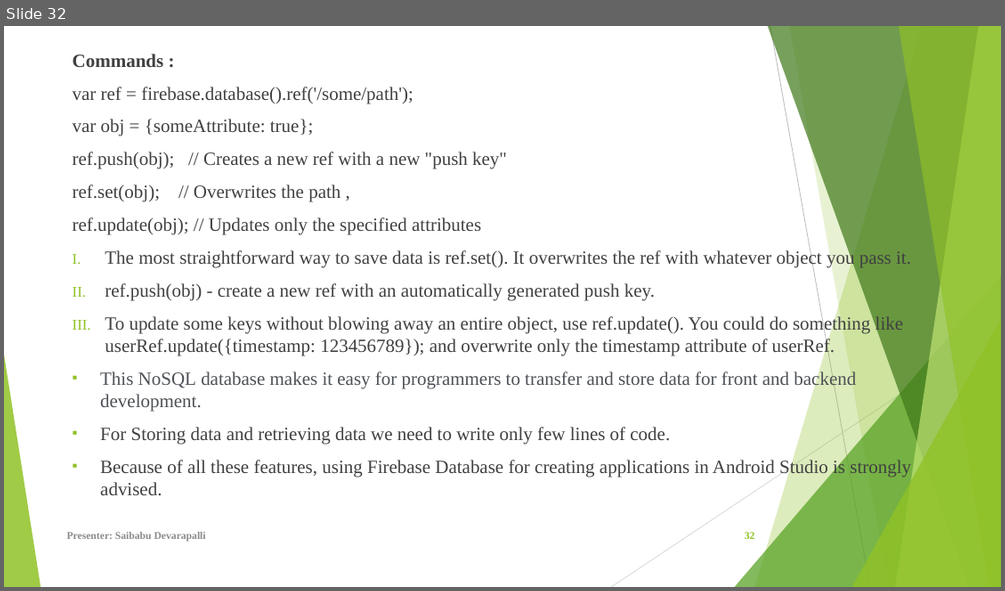
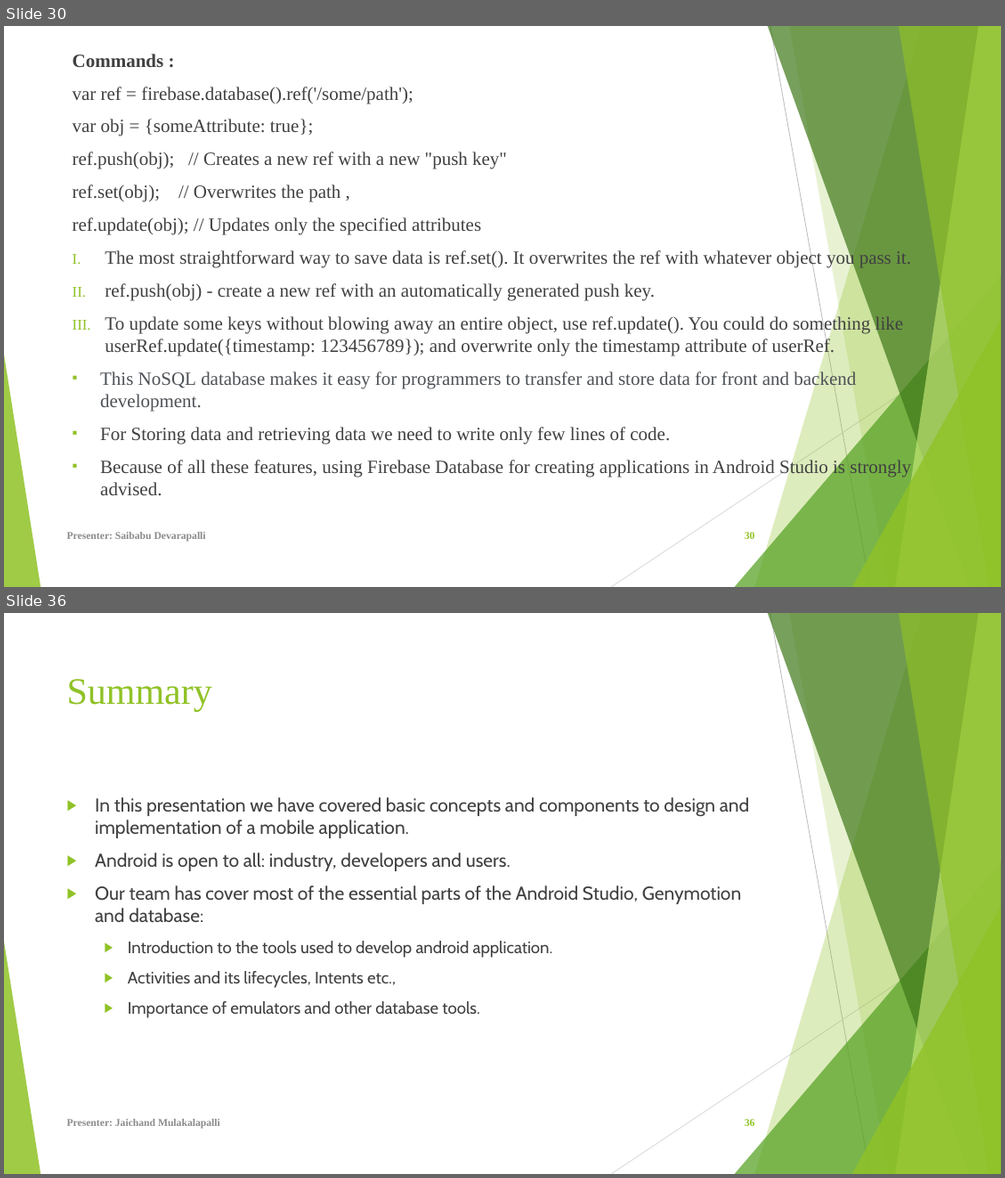
Before and after one commit to Sec03Team05Fall22GDP1/FreebiesforNewbies, a slide deck: Project_Files/Sprint 6/FreeBies For NewBies.pptx. Shown one above the other, each under a label of ours: slide 32 before the commit, slides 30 and 36 after it; the slides between them are not shown. The pictures are 1005x591 and 1005x1178 pixels, drawn with LibreOffice and Linux fonts; fonts in the diff are those of the drawing. Boxes give left, top, right and bottom in pixels: in the first picture for what was removed or moved away, otherwise in the second. Text is boxed around its words. In the diff, an @@ line names an element or a change of style, - is before the commit and + after.

Commit message:
Updated Android Activity lifecycle, Summary slides
updated the presentation with Android Activity lifecycle, Lessions learned, Summary etc.,

```diff
--- a/Project_Files/Sprint 6/FreeBies For NewBies.pptx
+++ b/Project_Files/Sprint 6/FreeBies For NewBies.pptx
@@ slide 36 added at box(4, 613, 1001, 1174), background #FFFFFF; not listed: 10 template elements that a slide beside it also shows @@
@@ title added at box(67, 679, 212, 711), 36 pt, text #90C226 @@
+Summary
@@ text added at box(95, 797, 749, 1018), 18 pt, text #404040 @@
+▶ In this presentation we have covered basic concepts and components to design and implementation of a mobile application.
+▶ Android is open to all: industry, developers and users.
+▶ Our team has cover most of the essential parts of the Android Studio, Genymotion and database:
+  ▶ Introduction to the tools used to develop android application.
+  ▶ Activities and its lifecycles, Intents etc.,
+  ▶ Importance of emulators and other database tools.
@@ text added at box(67, 1119, 220, 1128), 10 pt, text #8C8C8C, bold @@
+Presenter: Jaichand Mulakalapalli
@@ page number added at box(744, 1119, 755, 1126), 10 pt, text #90C226, bold @@
+36
@@ what was slide 32 is now slide 30 @@
@@ page number at box(744, 532, 755, 539): text changed @@
-32
+30
```
Also in this commit, not shown: 5 slides changed, 7 other slides added, 2 slides removed.
